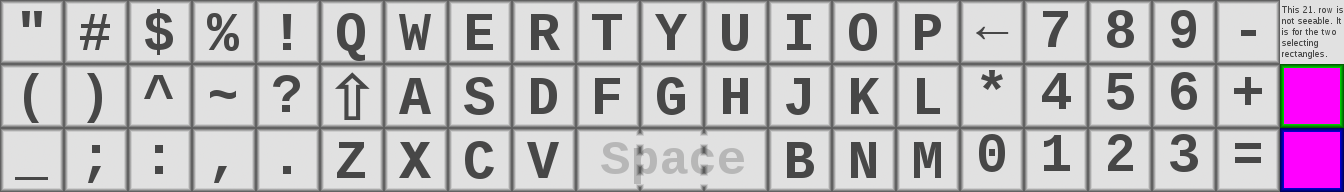
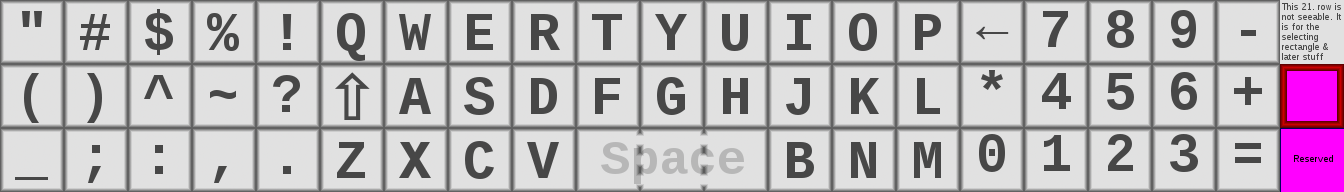
Two versions of the same layered image (w=1344, h=192). Layer-by-layer changes:
added layer "Selecting area" above "skeleton" over (1280, 64, 1344, 128)
added layer "skeleton" above "⇧" over (1280, 64, 1344, 128)
painted on "This 21. row is ..." over (1282, 3, 1343, 60)
added layer "Reserved" above "Hintergrund" over (1294, 155, 1333, 162)
painted on "Hintergrund" over (1281, 129, 1344, 192)
